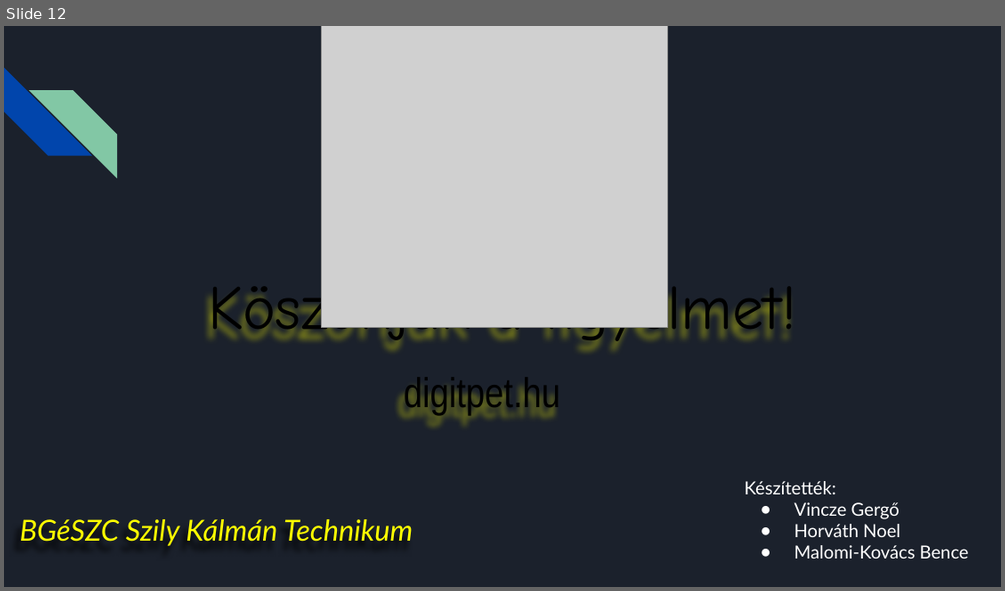
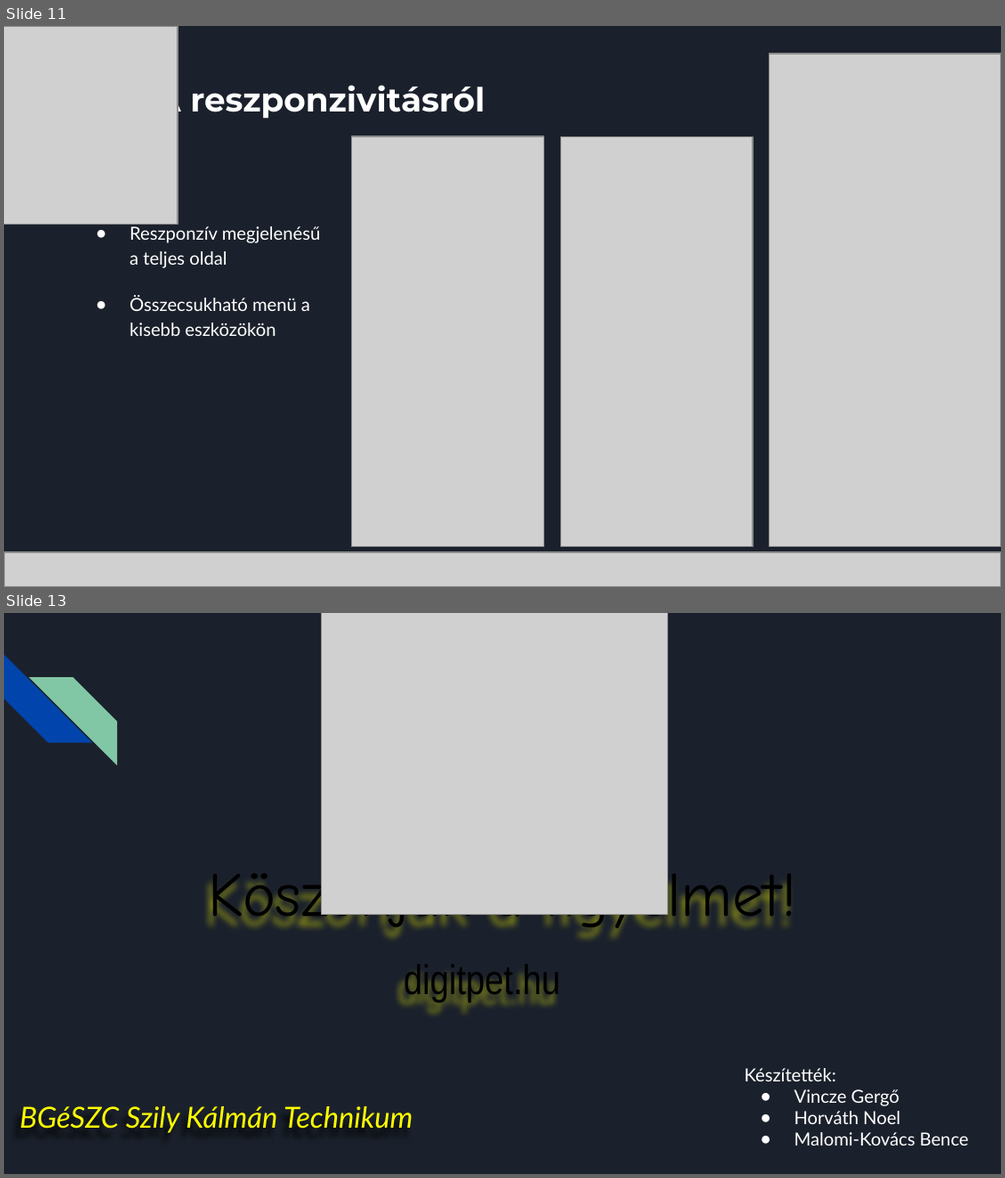
Before and after one commit to VGeri21/DigitPET, a slide deck: DigitPet.pptx. Shown one above the other, each under a label of ours: slide 12 before the commit, slides 11 and 13 after it; the slides between them are not shown. The pictures are 1005x591 and 1005x1178 pixels, drawn with LibreOffice and Linux fonts; fonts in the diff are those of the drawing; grey boxes stand for pictures; background and template pictures are left out. Boxes give left, top, right and bottom in pixels: in the first picture for what was removed or moved away, otherwise in the second. Text is boxed around its words. In the diff, an @@ line names an element or a change of style, - is before the commit and + after.

```diff
--- a/DigitPet.pptx
+++ b/DigitPet.pptx
@@ slide 11 added at [4, 26, 1001, 587], background #1B212C @@
@@ picture added at [4, 26, 178, 224] @@
@@ picture added at [769, 54, 1001, 547] @@
@@ title added at [155, 79, 485, 120], 24 pt, text #FFFFFF, bold @@
+A reszponzivitásról
@@ picture added at [352, 136, 544, 548] @@
@@ picture added at [560, 136, 752, 547] @@
@@ text added at [129, 224, 321, 336], 13 pt, text #FFFFFF @@
+● Reszponzív megjelenésű a teljes oldal
+● Összecsukható menü a kisebb eszközökön
@@ picture added at [4, 552, 1001, 587] @@
@@ what was slide 12 is now slide 13 @@
```
Also in this commit, not shown: 2 slides changed, 1 other file.
